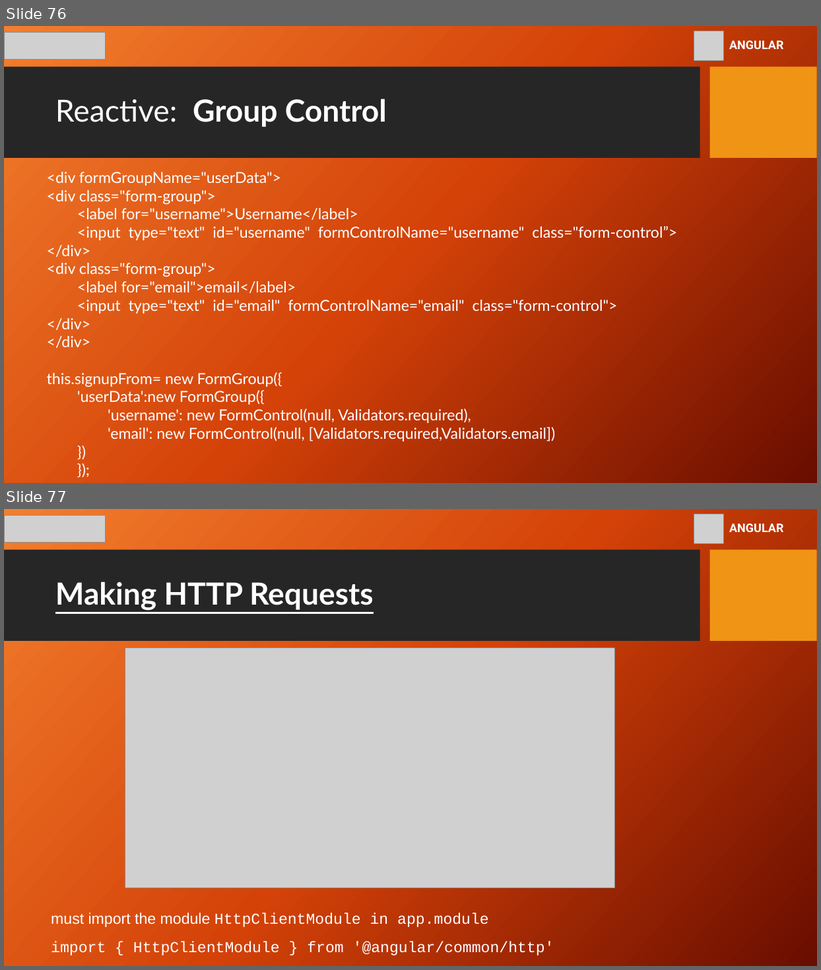
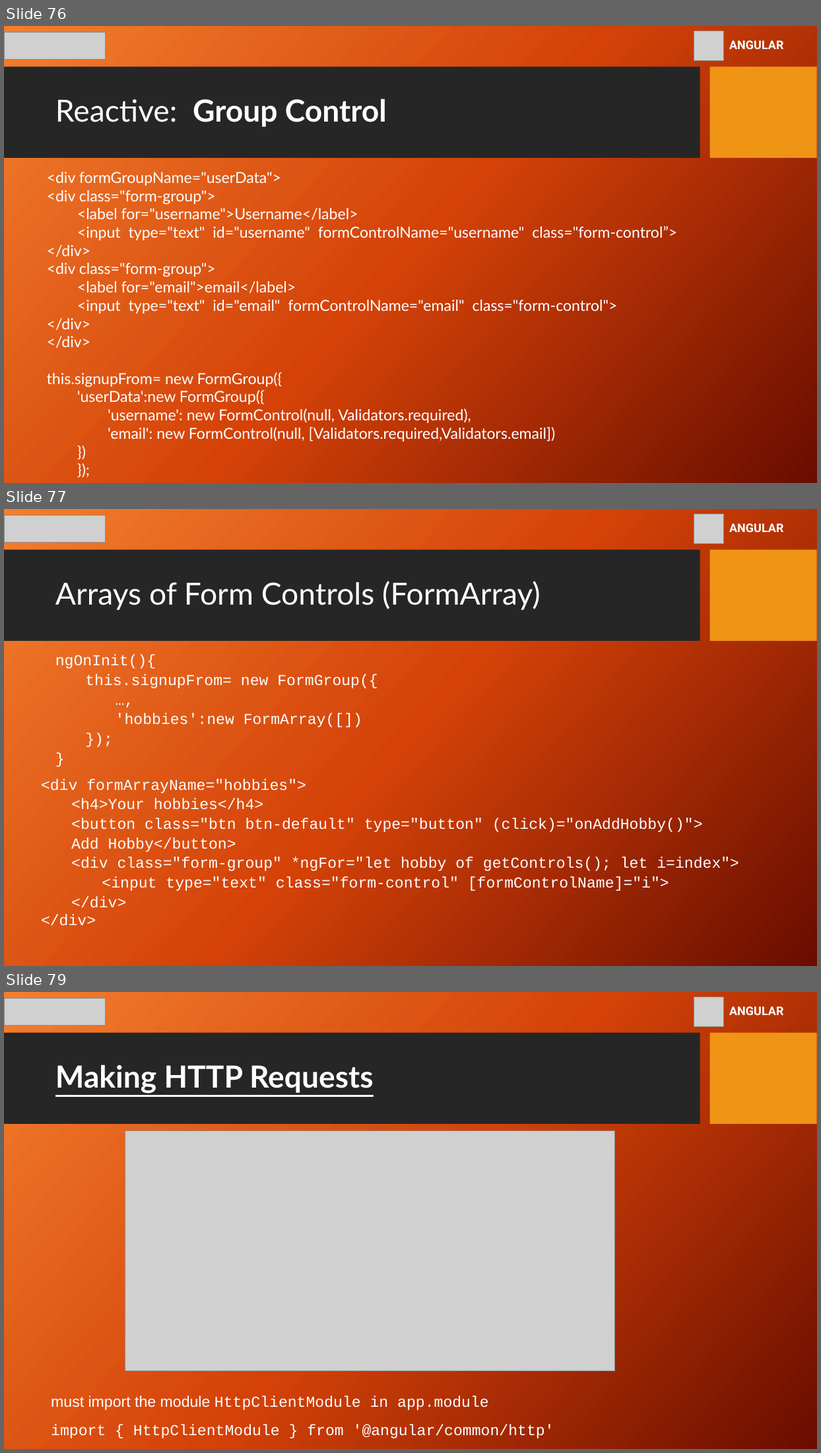
Before and after one commit to youma85/hps-ang, a slide deck: gp-hps-angular-8-yri.pptx. Shown one above the other, each under a label of ours: slides 76 and 77 before the commit, slides 76, 77 and 79 after it; the slides between them are not shown. The pictures are 821x970 and 821x1453 pixels, drawn with LibreOffice and Linux fonts; fonts in the diff are those of the drawing; grey boxes stand for pictures; background and template pictures are left out. Boxes give left, top, right and bottom in pixels: in the first picture for what was removed or moved away, otherwise in the second. Text is boxed around its words. In the diff, an @@ line names an element or a change of style, - is before the commit and + after.

```diff
--- a/gp-hps-angular-8-yri.pptx
+++ b/gp-hps-angular-8-yri.pptx
@@ slide 77 added at [4,509,817,966], background picture (left out); not listed: 2 template elements that a slide beside it also shows @@
@@ picture added at [4,515,105,543] @@
@@ picture added at [694,514,724,544] @@
@@ text added at [729,524,783,532], 14 pt, text #FFFFFF, bold @@
+ANGULAR
@@ title added at [55,581,540,610], 36 pt, text #FFFFFF @@
+Arrays of Form Controls (FormArray)
@@ text added at [55,655,378,727], 18 pt, text #FFFFFF @@
+ngOnInit(){
+this.signupFrom= new FormGroup({
+…,
+'hobbies':new FormArray([])
+});
+}
@@ text added at [41,779,739,926], 18 pt, text #FFFFFF @@
+<div formArrayName="hobbies">
+  <h4>Your hobbies</h4>
+  <button class="btn btn-default" type="button" (click)="onAddHobby()">
+  Add Hobby</button>
+  <div class="form-group" *ngFor="let hobby of getControls(); let i=index">
+  <input type="text" class="form-control" [formControlName]="i">
+  </div>
+</div>
@@ what was slide 77 is now slide 79 @@
```
Also in this commit, not shown: 1 slide changed, 1 other slide added.
